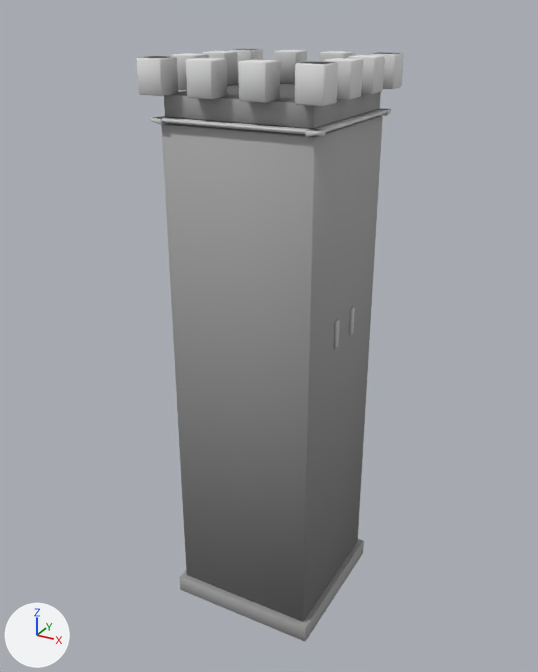
One commit to the glTF model assets/models/jodhpur/structures/fort_wall_turret.glb: the scene before it, then after it.
Camera for both pictures: a 50 mm camera at (10.02, -18.64, 18.48) aimed at (-0.22, -0.01, 9.17). Arrows for +X, +Y and +Z are at lower left; the lights stay in place. The first picture is the older version. Vertices at exactly the same position are counted once.

The first picture shows 'Turret_Stone'.
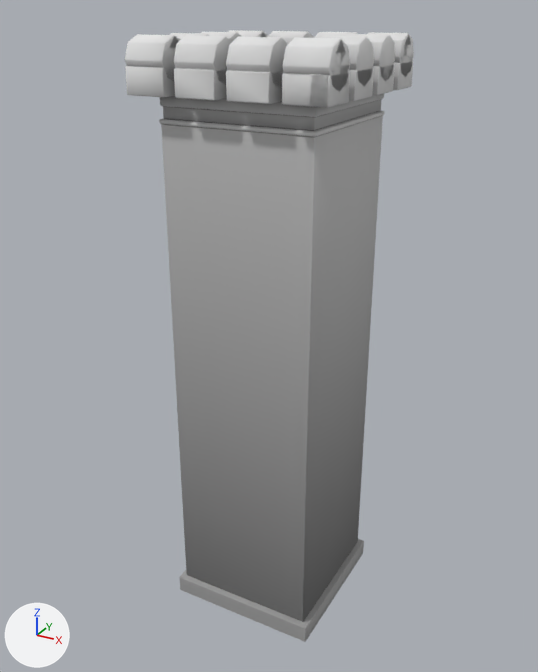
Edits to the bpy script that builds the scene:
```text
Change me_turret_stone:
    used by ob_turret_stone; location = (0.0, 0.0, 0.0)
    remove me_turret_stone.from_pydata(...)  # 504 vertices, 940 faces; spans x -2.6..2.6, y -2.6..2.6, z 0.0..17.4
    add me_turret_stone.from_pydata(...)  # 1064 vertices, 2012 faces; spans x -2.8..2.8, y -2.8..2.8, z 0.0..17.9
    me_turret_stone part 1: the loose piece of 24 vertices spanning x -2.2..2.2, y -2.2..2.2, z 15.9..16.5 is scaled about its middle by (1.05, 1.05, 0.159), then moved by (0.0, 0.0, -0.4)
    me_turret_stone part 2: the loose piece of 24 vertices spanning x -2.6..-1.9, y -2.6..-1.9, z 16.5..17.4 is scaled about its middle by (1.61, 1.61, 0.775), then moved by (0.0, 0.0, -0.1)
    me_turret_stone part 3: the loose piece of 24 vertices spanning x -1.1..-0.4, y -2.6..-1.9, z 16.5..17.4 is scaled about its middle by (1.61, 1.61, 0.775), then moved by (0.0, 0.0, -0.1)
    me_turret_stone part 4: the loose piece of 24 vertices spanning x 0.4..1.1, y -2.6..-1.9, z 16.5..17.4 is scaled about its middle by (1.61, 1.61, 0.775), then moved by (0.0, 0.0, -0.1)
    me_turret_stone part 5: the loose piece of 24 vertices spanning x 1.9..2.6, y -1.1..-0.4, z 16.5..17.4 is scaled about its middle by (1.61, 1.61, 0.775), then moved by (0.0, -1.5, -0.1)
    me_turret_stone part 6: the loose piece of 24 vertices spanning x 1.9..2.6, y 0.4..1.1, z 16.5..17.4 is scaled about its middle by (1.61, 1.61, 0.775), then moved by (0.0, -3.0, -0.1)
    me_turret_stone part 7: the loose piece of 24 vertices spanning x 0.4..1.1, y 1.9..2.6, z 16.5..17.4 is scaled about its middle by (1.61, 1.61, 0.775), then moved by (1.5, -3.0, -0.1)
    me_turret_stone part 8: the loose piece of 24 vertices spanning x -1.1..-0.4, y 1.9..2.6, z 16.5..17.4 is scaled about its middle by (1.61, 1.61, 0.774), then moved by (3.0, -1.5, -0.1)
    me_turret_stone part 9: the loose piece of 24 vertices spanning x 1.9..2.6, y 1.9..2.6, z 16.5..17.4 is scaled about its middle by (1.61, 1.61, 0.775), then moved by (0.0, 0.0, -0.1)
    me_turret_stone part 10: the loose piece of 24 vertices spanning x -2.6..-1.9, y 0.4..1.1, z 16.5..17.4 is scaled about its middle by (1.61, 1.61, 0.775), then moved by (3.0, 1.5, -0.1)
    me_turret_stone part 11: the loose piece of 24 vertices spanning x -2.6..-1.9, y -1.1..-0.4, z 16.5..17.4 is scaled about its middle by (1.61, 1.61, 0.774), then moved by (1.5, 3.0, -0.1)
    me_turret_stone part 12: the loose piece of 24 vertices spanning x -2.6..-1.9, y 1.9..2.6, z 16.5..17.4 is rebuilt with 24 vertices and now spans x -2.8..-1.7, y 1.7..2.8, z 16.5..17.2
    me_turret_stone part 13: the loose piece of 24 vertices spanning x 1.9..2.6, y -2.6..-1.9, z 16.5..17.4 is deleted
    me_turret_stone part 14: the loose piece of 24 vertices spanning x -2.4..-2.1, y -2.5..2.5, z 15.7..15.9 is deleted
    me_turret_stone part 15: the loose piece of 24 vertices spanning x -2.5..2.5, y -2.4..-2.1, z 15.7..15.9 is deleted
    me_turret_stone part 16: the loose piece of 24 vertices spanning x 2.1..2.4, y -2.5..2.5, z 15.7..15.9 is deleted
    me_turret_stone part 17: 696 vertices added at x -2.8..2.8, y -2.8..2.8, z 15.8..17.9
    me_turret_stone part 18: 24 vertices removed from x 2.3, y -0.7..0.7, z 9.5..10.4; 8 vertices added at x 2.2, y -0.6..0.6, z 9.6..10.4
    me_turret_stone part 19: 36 kept faces spanning x -2.2..2.2, y -2.2..2.2, z 0.6..15.7 get new vertex colours; the middle colour goes from grey #ababab to grey #a9a9a9
    other edits to the shape of me_turret_stone do not show in these pictures
```

Changed parts and their boxes [x1, y1, x2, y2] in the pictures (538 x 672 px; the box of a moved part takes in the faces that stretch with it):
'Turret_Stone', reshaped (8% wider): before [137, 49, 404, 641]; after [125, 30, 414, 642]
part 1 of me_turret_stone, moved or reshaped: before [164, 83, 381, 129]; after [159, 111, 384, 137]
part 2 of me_turret_stone, moved or reshaped: before [137, 56, 178, 96]; after [125, 66, 175, 97]
part 3 of me_turret_stone, moved or reshaped: before [186, 58, 227, 99]; after [174, 68, 227, 101]
part 4 of me_turret_stone, moved or reshaped: before [238, 60, 280, 103]; after [226, 70, 284, 104]
part 5 of me_turret_stone, moved or reshaped: before [323, 58, 363, 100]; after [282, 73, 350, 108]
part 6 of me_turret_stone, moved or reshaped: before [348, 55, 385, 94]; after [282, 72, 350, 108]
part 7 of me_turret_stone, moved or reshaped: before [320, 51, 354, 62]; after [349, 68, 374, 101]
part 8 of me_turret_stone, moved or reshaped: before [274, 50, 307, 84]; after [372, 64, 395, 95]
part 9 of me_turret_stone, moved or reshaped: before [370, 52, 404, 89]; after [393, 61, 413, 90]
part 10 of me_turret_stone, moved or reshaped (not visible afterwards): before [202, 51, 238, 86]
part 11 of me_turret_stone, moved or reshaped (not visible afterwards): before [172, 53, 209, 90]
part 12 of me_turret_stone, rebuilt (not visible afterwards): before [230, 49, 263, 81]
part 13 of me_turret_stone, deleted: before [295, 62, 338, 106]
part 14 of me_turret_stone, deleted: before [151, 116, 168, 125]
part 15 of me_turret_stone, deleted: before [151, 117, 325, 136]
part 16 of me_turret_stone, deleted: before [305, 108, 387, 137]
part 17 of me_turret_stone, added: after [125, 30, 414, 131]
part 18 of me_turret_stone, cut back: before [334, 307, 355, 349]
part 19 of me_turret_stone, recoloured: [161, 116, 383, 621] in both
